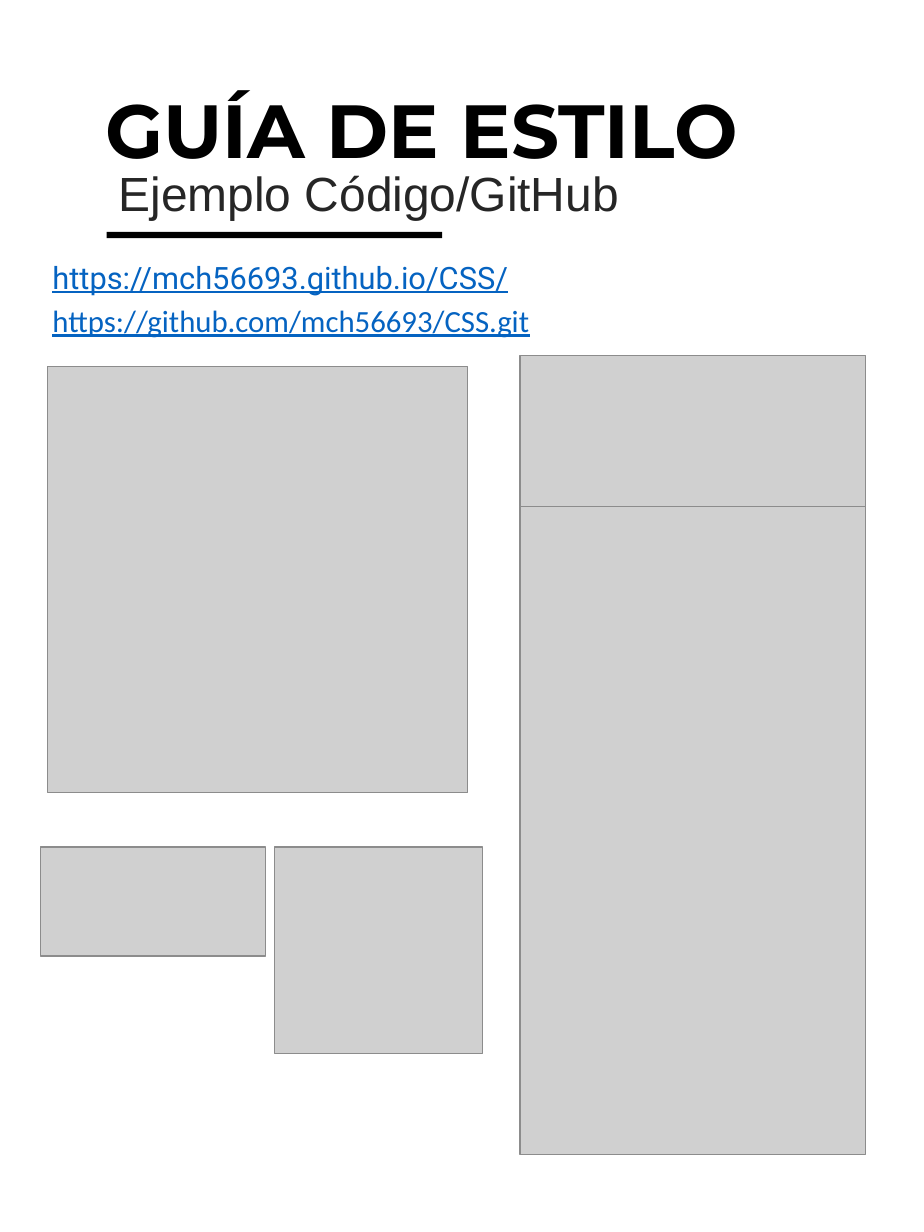
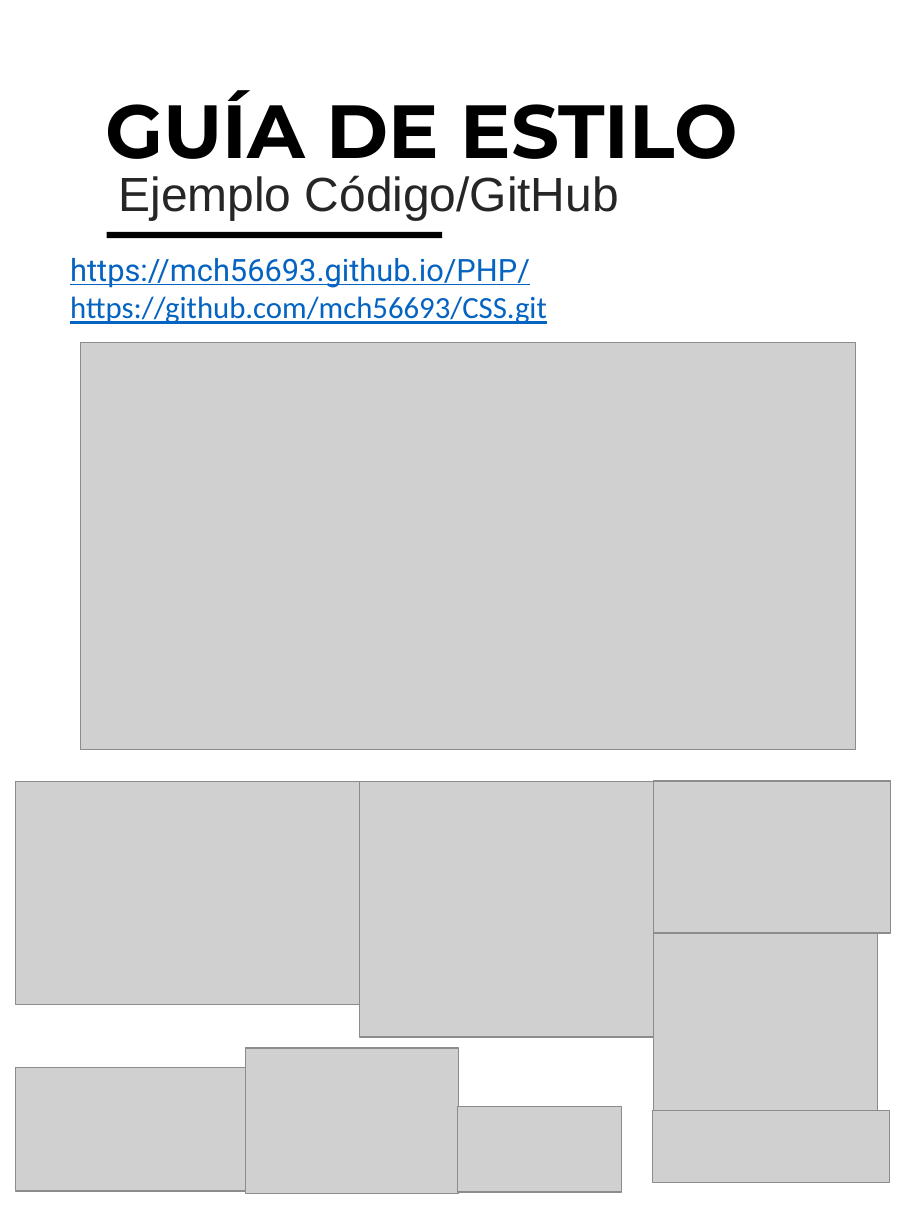
Before and after one commit to mch56693/PHP, a slide deck: slide 6 of sitioWeb/guiaEstilos/guiaEstilos-sitioWeb.pptx. Drawn at 924x1232 pixels with LibreOffice and Linux fonts; fonts in the diff are those of the drawing; grey boxes stand for pictures. Boxes give left, top, right and bottom in pixels: in the first picture for what was removed or moved away, otherwise in the second. Text is boxed around its words. In the diff, an @@ line names an element or a change of style, - is before the commit and + after.

```diff
--- a/sitioWeb/guiaEstilos/guiaEstilos-sitioWeb.pptx
+++ b/sitioWeb/guiaEstilos/guiaEstilos-sitioWeb.pptx
@@ text at (70,258,530,288): text changed @@
-https://mch56693.github.io/CSS/
+https://mch56693.github.io/PHP/
@@ text "https://github.com/mch56693/CSS.git": place and size @@
-text "https://github.com/mch56693/CSS.git" at (52,310,529,338)
+text "https://github.com/mch56693/CSS.git" at (70,296,547,324)
@@ picture added at (80,342,855,749) @@
@@ picture removed at (520,355,866,506) @@
@@ picture removed at (48,366,468,792) @@
@@ picture removed at (520,506,866,1154) @@
@@ picture added at (16,781,360,1004) @@
@@ picture added at (360,781,654,1036) @@
@@ picture added at (654,781,891,933) @@
@@ picture removed at (41,848,266,957) @@
@@ picture removed at (275,848,483,1053) @@
@@ picture added at (654,933,878,1112) @@
@@ picture added at (246,1048,458,1194) @@
@@ picture added at (16,1067,246,1190) @@
@@ picture added at (458,1106,622,1191) @@
@@ picture added at (653,1110,890,1183) @@
```
Also in this commit, not shown: 3 other slides changed, 1 slide added, 5 other files.
